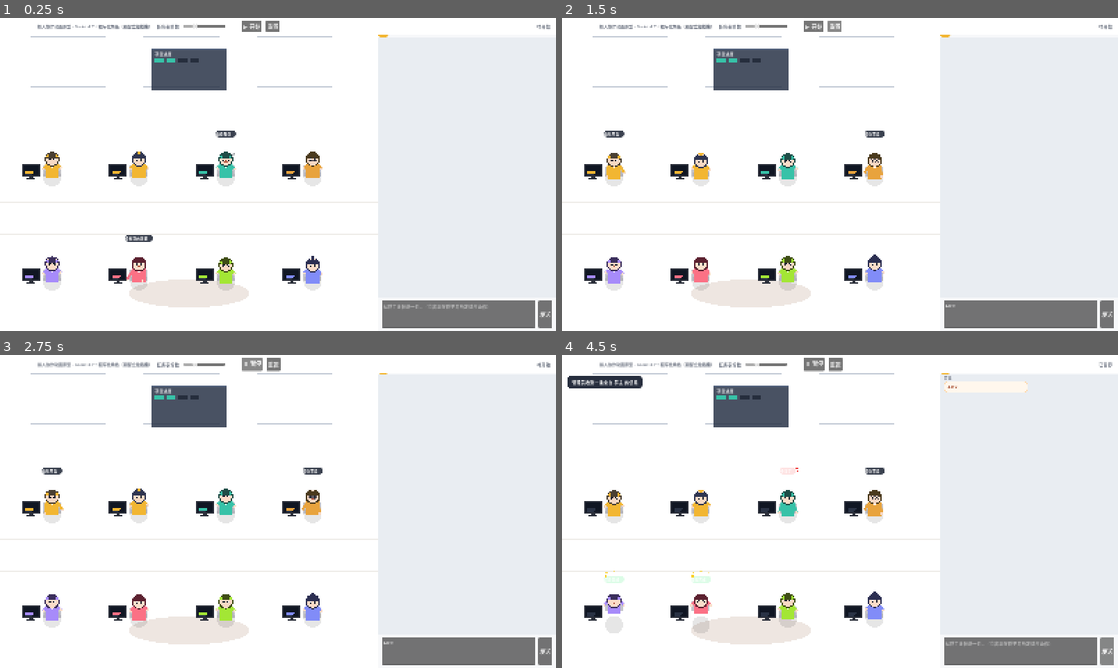
Above: before the commit, frames 1-4 (two rows, left to right).
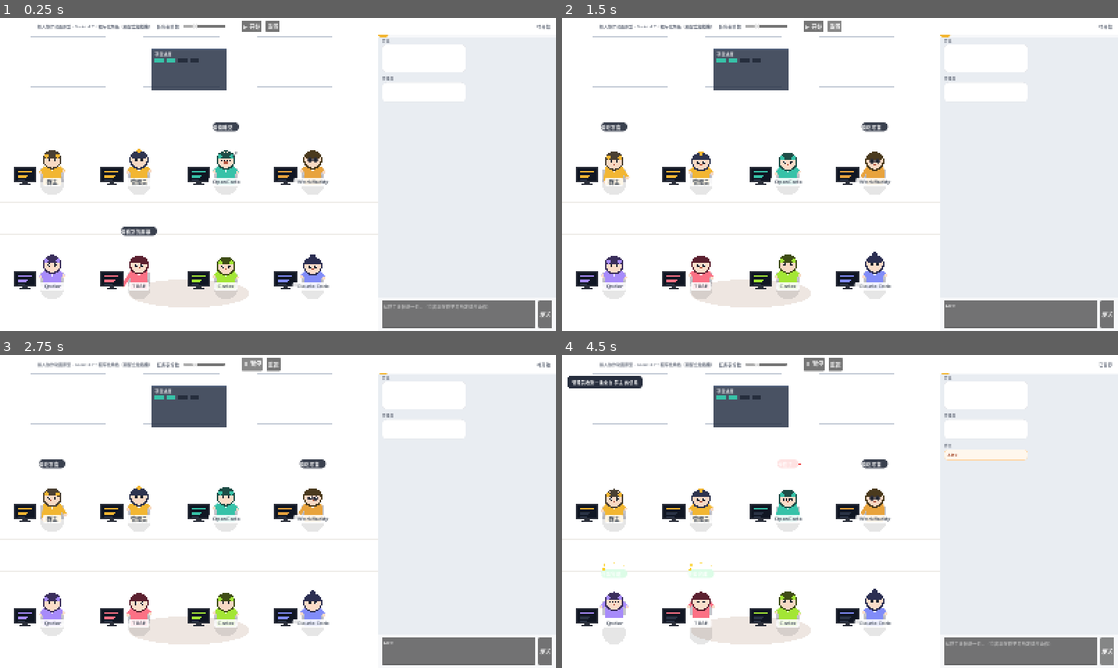
Above: after the commit, the same moments.

Repository: j77156057-art/multi-harness-agent-platform
Game: Godot game, scene res://scenes/main.tscn
Two runs of this game, one before a commit and one after it. Both use one fixed random seed, a clock stepped at 60 frames per second and the inputs below.
Inputs (mouse positions are in pixels of both pictures, inside the frame that each line leads up to):
- Up to frame 1 (0.25 s): no input
- Up to frame 2 (1.5 s): click (1017, 315) at 0.52 s; type "Alex" at 0.6 s; click "重置" at 1.25 s
- Up to frame 3 (2.75 s): click "▶ 开始" at 2 s
- Up to frame 4 (4.5 s): click "⏸ 暂停" at 2.75 s; click "▶ 继续" at 3.5 s; click "发送" at 4.25 s

The runs differ from the first frame. In frame 1, 4.6% of the frame differs, in the area x 2-71%, y 6-90%; in frame 2, 4.5%; in frame 3, 4.5%; in frame 4, 4.9%, in the area x 2-84%, y 8-93%.

Commit message:
fix(office-anim): 修聊天区宽出视口 1088px、补名牌/欢迎语/角色放大

Diff:
--- a/docs/prototypes/office-anim/godot/scripts/main.gd
+++ b/docs/prototypes/office-anim/godot/scripts/main.gd
@@ -116,6 +116,9 @@
 		w.desk_pos = dp
 		w.mirror = col >= 2
 		w.position = dp
+		# 放大 1.3 倍：不设 scale 时角色在设计稿里只占格子的约 1/6，
+		# 实测第一眼觉得「办公室空、人小」。格子间距 250×300 撑得住。
+		w.scale = Vector2(1.3, 1.3)
 		w.name = String(c["key"])
 		add_child(w)
 		workers[c["key"]] = w
@@ -139,6 +142,25 @@
 
 # ------------------------------------------------------------------ 右侧手机
 
+## 把一个控件钉在「设计坐标系」的矩形里。
+##
+## **别再手算 offset_right**。Godot 的 offset_* 是「相对锚点的偏移」，
+## 不是「距父容器边缘的距离」。我在这里栽过一个真 bug：
+##
+##     scroll.offset_left  = PHONE_X + 12   # 1100
+##     scroll.offset_right = PHONE_X        # 想表达「右边到手机左边界」
+##
+## 而 PRESET_FULL_RECT 的右锚点是 1.0，于是 right = 1600 + 1088 = 2688，
+## 控件宽出 **1588 像素**、伸到视口外 1088 像素，聊天内容被裁掉大半，
+## 而表面上只看得出「右边一栏有点空」。转储场景树才量出来。
+func _pin(c: Control, x: float, y: float, w: float, h: float) -> void:
+	c.set_anchors_preset(Control.PRESET_TOP_LEFT)
+	c.offset_left = x
+	c.offset_top = y
+	c.offset_right = x + w
+	c.offset_bottom = y + h
+
+
 func _build_phone() -> void:
 	var layer := CanvasLayer.new()
 	layer.name = "Phone"
@@ -147,18 +169,12 @@
 	# 底
 	var bg := ColorRect.new()
 	bg.color = Color("e9edf2")
-	bg.set_anchors_preset(Control.PRESET_FULL_RECT)
-	bg.offset_left = PHONE_X
-	bg.offset_right = 0
+	_pin(bg, PHONE_X, 0.0, PHONE_W, VPH)
 	layer.add_child(bg)
 
 	# 头部
 	var head := PanelContainer.new()
-	head.set_anchors_preset(Control.PRESET_TOP_WIDE)
-	head.offset_left = PHONE_X
-	head.offset_right = 0
-	head.offset_top = 0
-	head.offset_bottom = 56
+	_pin(head, PHONE_X, 0.0, PHONE_W, 56.0)
 	layer.add_child(head)
 	var hs := StyleBoxFlat.new()
 	hs.bg_color = Color("f7f8fa")
@@ -166,21 +182,18 @@
 	hs.set_border_width(SIDE_BOTTOM, 1)
 	head.add_theme_stylebox_override("panel", hs)
 
-	var hbox := HBoxContainer.new()
-	hbox.set_anchors_preset(Control.PRESET_FULL_RECT)
-	hbox.offset_left = 14
-	hbox.offset_right = -14
-	head.add_child(hbox)
+	var hb := HBoxContainer.new()
+	hb.add_theme_constant_override("separation", 9)
+	head.add_child(hb)
 	var av := Panel.new()
 	av.custom_minimum_size = Vector2(30, 30)
 	var avs := StyleBoxFlat.new()
 	avs.bg_color = Color("f2b632")
 	avs.set_corner_radius_all(8)
 	av.add_theme_stylebox_override("panel", avs)
-	hbox.add_child(av)
+	hb.add_child(av)
 	var vb := VBoxContainer.new()
-	vb.size_flags_horizontal = Control.SIZE_EXPAND_FILL
-	hbox.add_child(vb)
+	hb.add_child(vb)
 	var t1 := Label.new()
 	t1.text = "项目协作群"
 	t1.add_theme_font_size_override("font_size", 14)
@@ -193,11 +206,7 @@
 
 	# 聊天滚动区
 	var scroll := ScrollContainer.new()
-	scroll.set_anchors_preset(Control.PRESET_FULL_RECT)
-	scroll.offset_left = PHONE_X + 12
-	scroll.offset_right = PHONE_X - 0
-	scroll.offset_top = 56
-	scroll.offset_bottom = -96
+	_pin(scroll, PHONE_X + 12.0, 56.0, PHONE_W - 24.0, VPH - 152.0)
 	layer.add_child(scroll)
 	_chat_box = VBoxContainer.new()
 	_chat_box.size_flags_horizontal = Control.SIZE_EXPAND_FILL
@@ -206,11 +215,7 @@
 
 	# 轮次提示区（默认隐藏）
 	_tip_panel = PanelContainer.new()
-	_tip_panel.set_anchors_preset(Control.PRESET_BOTTOM_WIDE)
-	_tip_panel.offset_left = PHONE_X + 12
-	_tip_panel.offset_right = PHONE_X - 0
-	_tip_panel.offset_top = -150
-	_tip_panel.offset_bottom = -96
+	_pin(_tip_panel, PHONE_X + 12.0, VPH - 150.0, PHONE_W - 24.0, 54.0)
 	_tip_panel.visible = false
 	layer.add_child(_tip_panel)
 	var ts := StyleBoxFlat.new()
@@ -234,11 +239,7 @@
 
 	# 输入区
 	var bar := PanelContainer.new()
-	bar.set_anchors_preset(Control.PRESET_BOTTOM_WIDE)
-	bar.offset_left = PHONE_X
-	bar.offset_right = 0
-	bar.offset_top = -96
-	bar.offset_bottom = 0
+	_pin(bar, PHONE_X, VPH - 96.0, PHONE_W, 96.0)
 	layer.add_child(bar)
 	var bs := StyleBoxFlat.new()
 	bs.bg_color = Color("f7f8fa")
@@ -360,6 +361,10 @@
 	_apply_states()
 	_play_btn.text = "▶ 开始"
 	_phase.text = "待开始"
+	# 预置一条欢迎消息：否则打开就是**三分之一屏宽的空白盒子**，
+	# 第一印象直接归零。用户实测提过这个问题。
+	_push_msg({"from": "群主", "text": "群里的人都到齐了。点左上角「开始」，看任务表怎么一轮轮细化下去。", "kind": "text"})
+	_push_msg({"from": "管理员", "text": "我在。任务表轮次可以在上面调，默认轮 2 次。", "kind": "text"})
 
 
 func tick() -> void:
--- a/docs/prototypes/office-anim/godot/scripts/worker.gd
+++ b/docs/prototypes/office-anim/godot/scripts/worker.gd
@@ -323,6 +323,20 @@
 	draw_rect(Rect2(Vector2(mx - 5, my + 16), Vector2(10, 4)), Color("2b2f3a"))
 	draw_rect(Rect2(Vector2(mx - 12, my + 20), Vector2(24, 3)), Color("2b2f3a"))
 
+	# 名牌：不写这个的时候，8 个色块摆在一起**看不出谁是谁** ——
+	# 那是用户第一眼就会问的问题（实测被问到了）。
+	var name: String = String(spec.get("name", ""))
+	if name.is_empty():
+		return
+	var f := ThemeDB.fallback_font
+	var nw: float = f.get_string_size(name, HORIZONTAL_ALIGNMENT_LEFT, -1.0, 12.0).x
+	var nr := Rect2(Vector2(-nw / 2.0 - 8.0, my + 6.0), Vector2(nw + 16.0, 18.0))
+	var nbg := StyleBoxFlat.new()
+	nbg.bg_color = Color(1, 1, 1, 0.88)
+	nbg.set_corner_radius_all(4)
+	draw_style_box(nbg, nr)
+	draw_string(f, nr.position + Vector2(8.0, 13.0), name, HORIZONTAL_ALIGNMENT_LEFT, -1.0, 12.0, Color("374151"))
+
 
 # ------------------------------------------------------------------ 小工具
 
@@ -347,3 +361,8 @@
 func set_state(s: String, lbl: String) -> void:
 	state = s
 	label_text = lbl
+
+
+## 供 dump 工具识别「这是角色」（角色是 Node2D + 脚本，从类名看不出来）。
+func is_worker() -> bool:
+	return true
--- /dev/null
+++ b/docs/prototypes/office-anim/godot/tools/dump.gd
@@ -0,0 +1,56 @@
+extends Node
+## 场景树与布局转储：把每个节点的名字/类/位置打成文本。
+##
+## 用途：本环境截不了 Godot 窗口，只能靠引擎自己出图或出文本。
+## 出图只能看「大概」，定位「哪个控件跑哪去了」必须看数字。
+##
+##     Godot --path . tools/dump.tscn -- --frames 30
+
+const MainScene := preload("res://scenes/main.tscn")
+
+var _frames := 0
+
+
+func _ready() -> void:
+	var want := 30
+	var ua := OS.get_cmdline_user_args()
+	for i in range(ua.size()):
+		if String(ua[i]) == "--frames" and i + 1 < ua.size():
+			want = maxi(1, int(ua[i + 1]))
+	var m := MainScene.instantiate()
+	add_child(m)
+	_want = want
+
+
+var _want := 30
+
+
+func _process(_delta: float) -> void:
+	_frames += 1
+	if _frames < _want:
+		return
+	await get_tree().process_frame
+	await get_tree().process_frame
+	_dump(get_tree().root, 0)
+	get_tree().quit(0)
+
+
+func _dump(n: Node, depth: int) -> void:
+	var pad := ""
+	for _i in range(depth):
+		pad += "  "
+	var info := "%s%s [%s]" % [pad, n.name, n.get_class()]
+	if n is CanvasItem:
+		info += " pos=%s visible=%s" % [n.position, n.visible]
+	# 角色：把状态与标签一起打出来，否则「场景里飘着一行字」这种问题
+	# 从场景树里看不出来（它是 _draw 画出来的，不是节点）
+	if n.get_script() != null and (n as Node).has_method("is_worker"):
+		info += "  state=%s label='%s'" % [n.state, n.label_text]
+	if n is Control:
+		var c := n as Control
+		info += " rect=%s size=%s min=%s" % [c.get_rect(), c.size, c.custom_minimum_size]
+		if not c.visible:
+			info += "  <<< HIDDEN"
+	print(info)
+	for ch in n.get_children():
+		_dump(ch, depth + 1)
--- /dev/null
+++ b/docs/prototypes/office-anim/godot/tools/dump.tscn
@@ -0,0 +1,6 @@
+[gd_scene load_steps=2 format=3 uid="uid://cdumpoffice9an01"]
+
+[ext_resource type="Script" path="res://tools/dump.gd" id="1_dump"]
+
+[node name="Dump" type="Node"]
+script = ExtResource("1_dump")
Not shown, added: docs/prototypes/office-anim/godot/tools/dump.gd.uid
Not shown, added: docs/prototypes/office-anim/godot/tools/shot.gd.uid
Not shown, changed: docs/prototypes/office-anim/shots/shot_idle.png
Not shown, changed: docs/prototypes/office-anim/shots/shot_review.png
Not shown, changed: docs/prototypes/office-anim/shots/shot_rounds4.png
Not shown, changed: docs/prototypes/office-anim/shots/shot_working.png
Not shown, changed: docs/prototypes/office-anim/web/index.html
Not shown, changed: docs/prototypes/office-anim/web/index.pck
